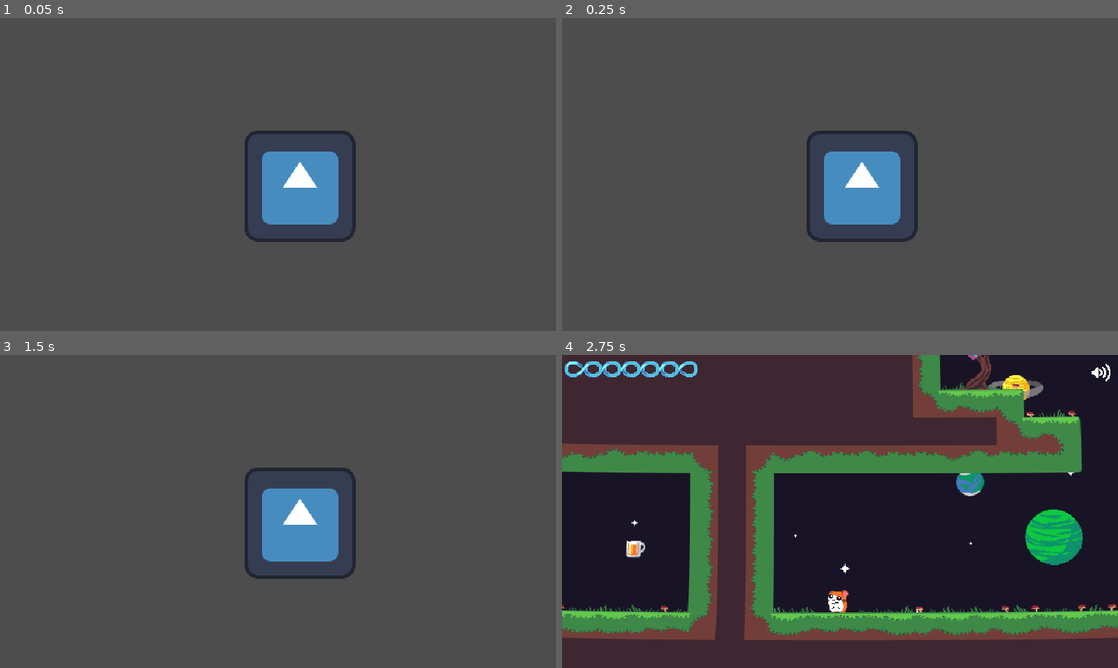
Above: before the commit, frames 1-4 (two rows, left to right).
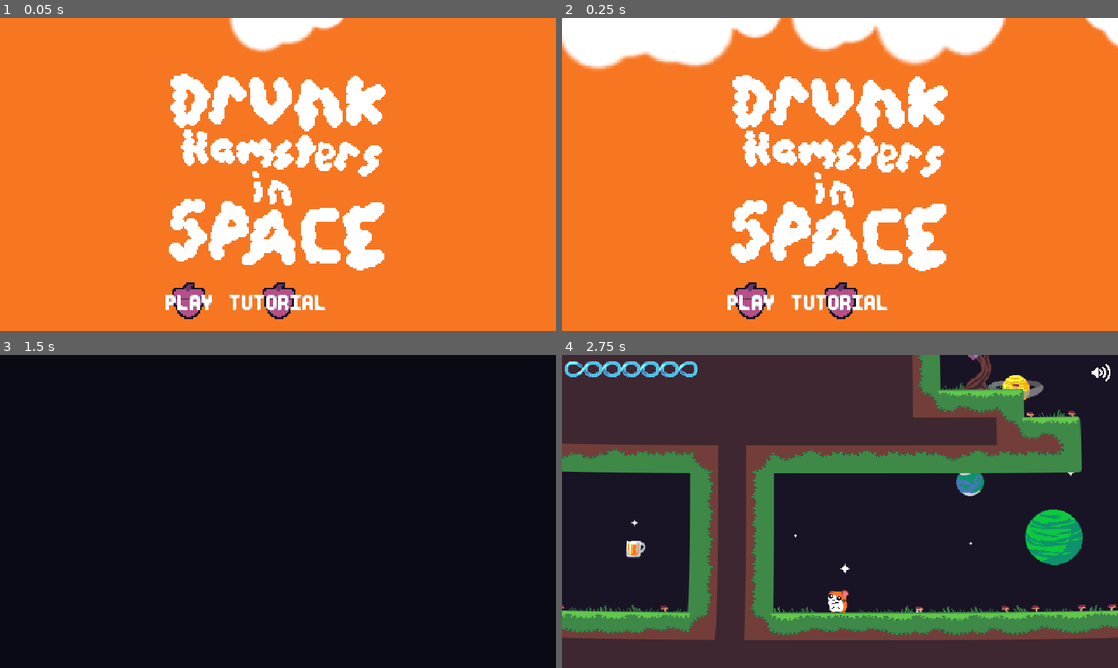
Above: after the commit, the same moments.

Repository: Codex112008/GMTK-2025-Game-Jam
Game: Godot game, scene res://Scenes/MainMenu.tscn
The game is run twice, just before and just after one commit, with the same random seed, the same clock (stepped at 60 frames per second) and the same inputs. The engine's default icon, where the game draws it, is replaced by a stand-in: a white triangle on a blue panel in a dark square. Sound files missing from this copy of the repository are replaced by a short silence.
Inputs (mouse positions are in pixels of both pictures, inside the frame that each line leads up to; where the layout moved, square brackets give the same spot in the first picture):
- Up to frame 1 (0.05 s): no input
- Up to frame 2 (0.25 s): no input
- Up to frame 3 (1.5 s): click (278, 639) [300, 524] at 0.5 s; click (189, 639) [300, 524] at 1.25 s
- Up to frame 4 (2.75 s): click (1101, 373) at 2 s

The runs differ from the first frame. In frame 1, 100% of the frame differs, in the area x 0-100%, y 0-100%; in frame 2, 100%; in frame 3, 100%; in frame 4, nothing differs.

Commit message:
title screen

Diff:
--- /dev/null
+++ b/Scenes/Bubble.tscn
@@ -0,0 +1,11 @@
+[gd_scene load_steps=3 format=3 uid="uid://b0yyrubdcdt1o"]
+
+[ext_resource type="Texture2D" uid="uid://ds0q6gapp184w" path="res://Sprites/UI/bubble1.png" id="1_xlgdi"]
+[ext_resource type="Script" uid="uid://c0naunk6iylgk" path="res://Scripts/UI/Bubble.gd" id="2_xlgdi"]
+
+[node name="Bubble" type="TextureRect"]
+offset_right = 40.0
+offset_bottom = 40.0
+mouse_filter = 2
+texture = ExtResource("1_xlgdi")
+script = ExtResource("2_xlgdi")
--- a/Scenes/MainMenu.tscn
+++ b/Scenes/MainMenu.tscn
@@ -1,9 +1,18 @@
-[gd_scene load_steps=8 format=3 uid="uid://ds7chbrhs4ppq"]
-
-[ext_resource type="Texture2D" uid="uid://ctgjoplr3snvf" path="res://icon.svg" id="1_8saeu"]
+[gd_scene load_steps=17 format=3 uid="uid://ds7chbrhs4ppq"]
+
+[ext_resource type="Texture2D" uid="uid://b32fn7fetjlah" path="res://Sprites/UI/play_button1.png" id="1_df05h"]
+[ext_resource type="Texture2D" uid="uid://cpbvkeflrlkne" path="res://Sprites/UI/play_button2.png" id="2_8um5k"]
 [ext_resource type="Script" uid="uid://ctyc1hmqlcrsc" path="res://StartButton.gd" id="2_ghw46"]
 [ext_resource type="PackedScene" uid="uid://bfn2b364eucoc" path="res://Scenes/Game.tscn" id="3_ghw46"]
 [ext_resource type="Texture2D" uid="uid://clgaxuuqqwl87" path="res://Sprites/transition.png" id="4_ghw46"]
+[ext_resource type="PackedScene" uid="uid://csdut8ytbu0c5" path="res://Scenes/SoundPlayer.tscn" id="5_xim88"]
+[ext_resource type="AudioStream" uid="uid://vsu3h72joahw" path="res://Audio/UI/ding_deep.wav" id="6_xim88"]
+[ext_resource type="Texture2D" uid="uid://bndbqq2a1vpln" path="res://Sprites/UI/Title.png" id="8_koqhg"]
+[ext_resource type="Script" uid="uid://dmbywmirsvdye" path="res://Scripts/UI/Title.gd" id="9_cmrfp"]
+[ext_resource type="Texture2D" uid="uid://c28j5epc8xytf" path="res://Sprites/UI/Title_bg.png" id="10_loo7a"]
+[ext_resource type="Script" uid="uid://b5nx3rk17a1ka" path="res://Scripts/UI/BubbleSpawner.gd" id="11_if7li"]
+[ext_resource type="PackedScene" uid="uid://b0yyrubdcdt1o" path="res://Scenes/Bubble.tscn" id="12_rrcx7"]
+[ext_resource type="PackedScene" uid="uid://dqlgiiyq53q3x" path="res://Scenes/WhiteBubble.tscn" id="13_fh7cp"]
 
 [sub_resource type="Animation" id="Animation_xim88"]
 length = 0.001
@@ -78,32 +87,161 @@
 anchors_preset = 15
 anchor_right = 1.0
 anchor_bottom = 1.0
-grow_horizontal = 2
-grow_vertical = 2
-
-[node name="PlayButton" type="TextureButton" parent="Buttons" node_paths=PackedStringArray("circle_transition")]
-layout_mode = 0
-offset_left = 281.0
-offset_top = 129.0
-offset_right = 409.0
-offset_bottom = 257.0
-texture_normal = ExtResource("1_8saeu")
+offset_top = 24.0
+offset_bottom = 24.0
+grow_horizontal = 2
+grow_vertical = 2
+
+[node name="PlayButton" type="TextureButton" parent="Buttons" node_paths=PackedStringArray("circle_transition", "sound_player")]
+layout_mode = 1
+anchors_preset = 7
+anchor_left = 0.5
+anchor_top = 1.0
+anchor_right = 0.5
+anchor_bottom = 1.0
+offset_left = -136.0
+offset_top = -88.0
+offset_right = -72.0
+offset_bottom = -24.0
+grow_horizontal = 2
+grow_vertical = 0
+scale = Vector2(2, 2)
+pivot_offset = Vector2(32, 32)
+texture_normal = ExtResource("1_df05h")
 script = ExtResource("2_ghw46")
 main_scene = ExtResource("3_ghw46")
-circle_transition = NodePath("Circle/AnimationPlayer")
-
-[node name="Circle" type="TextureRect" parent="Buttons/PlayButton"]
+circle_transition = NodePath("../../Circle/AnimationPlayer")
+sound_player = NodePath("PressSound")
+
+[node name="PressSound" parent="Buttons/PlayButton" instance=ExtResource("5_xim88")]
+position = Vector2(449.017, -449.953)
+volume_db = 5.0
+sounds = [ExtResource("6_xim88")]
+
+[node name="TutorialButton" type="TextureButton" parent="Buttons" node_paths=PackedStringArray("circle_transition", "sound_player")]
+layout_mode = 1
+anchors_preset = 7
+anchor_left = 0.5
+anchor_top = 1.0
+anchor_right = 0.5
+anchor_bottom = 1.0
+offset_left = -32.0
+offset_top = -88.0
+offset_right = 32.0
+offset_bottom = -24.0
+grow_horizontal = 2
+grow_vertical = 0
+scale = Vector2(2, 2)
+pivot_offset = Vector2(32, 32)
+texture_normal = ExtResource("2_8um5k")
+script = ExtResource("2_ghw46")
+circle_transition = NodePath("../../Circle/AnimationPlayer")
+sound_player = NodePath("PressSound")
+
+[node name="PressSound" parent="Buttons/TutorialButton" instance=ExtResource("5_xim88")]
+position = Vector2(449.017, -449.953)
+volume_db = 5.0
+sounds = [ExtResource("6_xim88")]
+
+[node name="Circle" type="TextureRect" parent="."]
 visible = false
-layout_mode = 0
-offset_right = 64.0
-offset_bottom = 64.0
+z_index = 10
+layout_mode = 1
+anchors_preset = 8
+anchor_left = 0.5
+anchor_top = 0.5
+anchor_right = 0.5
+anchor_bottom = 0.5
+offset_left = -32.0
+offset_top = -32.0
+offset_right = 32.0
+offset_bottom = 32.0
+grow_horizontal = 2
+grow_vertical = 2
 pivot_offset = Vector2(24, 24)
 texture = ExtResource("4_ghw46")
 
-[node name="AnimationPlayer" type="AnimationPlayer" parent="Buttons/PlayButton/Circle"]
+[node name="AnimationPlayer" type="AnimationPlayer" parent="Circle"]
 libraries = {
 &"": SubResource("AnimationLibrary_koqhg")
 }
 
+[node name="Title" type="TextureRect" parent="."]
+layout_mode = 1
+anchors_preset = 5
+anchor_left = 0.5
+anchor_right = 0.5
+offset_left = -64.0
+offset_top = 112.0
+offset_right = 64.0
+offset_bottom = 240.0
+grow_horizontal = 2
+scale = Vector2(2, 2)
+pivot_offset = Vector2(64, 64)
+texture = ExtResource("8_koqhg")
+script = ExtResource("9_cmrfp")
+
+[node name="BG" type="TextureRect" parent="."]
+z_index = -10
+layout_mode = 1
+anchors_preset = 8
+anchor_left = 0.5
+anchor_top = 0.5
+anchor_right = 0.5
+anchor_bottom = 0.5
+offset_left = -160.0
+offset_top = -90.0
+offset_right = 160.0
+offset_bottom = 90.0
+grow_horizontal = 2
+grow_vertical = 2
+scale = Vector2(2, 2)
+pivot_offset = Vector2(160, 90)
+mouse_filter = 2
+texture = ExtResource("10_loo7a")
+
+[node name="BubbleSpawner" type="Control" parent="."]
+layout_mode = 1
+anchors_preset = 8
+anchor_left = 0.5
+anchor_top = 0.5
+anchor_right = 0.5
+anchor_bottom = 0.5
+offset_left = -16.0
+offset_top = 180.0
+offset_right = 24.0
+offset_bottom = 220.0
+grow_horizontal = 2
+grow_vertical = 2
+script = ExtResource("11_if7li")
+bubble = ExtResource("12_rrcx7")
+
+[node name="SpawnTimer" type="Timer" parent="BubbleSpawner"]
+wait_time = 0.2
+autostart = true
+
+[node name="TopBubbleSpawner" type="Control" parent="."]
+layout_mode = 1
+anchors_preset = 8
+anchor_left = 0.5
+anchor_top = 0.5
+anchor_right = 0.5
+anchor_bottom = 0.5
+offset_left = -16.0
+offset_top = -228.0
+offset_right = 24.0
+offset_bottom = -188.0
+grow_horizontal = 2
+grow_vertical = 2
+script = ExtResource("11_if7li")
+bubble = ExtResource("13_fh7cp")
+
+[node name="SpawnTimer" type="Timer" parent="TopBubbleSpawner"]
+wait_time = 0.01
+autostart = true
+
 [connection signal="pressed" from="Buttons/PlayButton" to="Buttons/PlayButton" method="_on_pressed"]
-[connection signal="animation_finished" from="Buttons/PlayButton/Circle/AnimationPlayer" to="Buttons/PlayButton" method="_on_animation_player_animation_finished"]
+[connection signal="pressed" from="Buttons/TutorialButton" to="Buttons/TutorialButton" method="_on_pressed"]
+[connection signal="animation_finished" from="Circle/AnimationPlayer" to="Buttons/PlayButton" method="_on_animation_player_animation_finished"]
+[connection signal="timeout" from="BubbleSpawner/SpawnTimer" to="BubbleSpawner" method="_on_spawn_timer_timeout"]
+[connection signal="timeout" from="TopBubbleSpawner/SpawnTimer" to="TopBubbleSpawner" method="_on_spawn_timer_timeout"]
--- /dev/null
+++ b/Scenes/WhiteBubble.tscn
@@ -0,0 +1,18 @@
+[gd_scene load_steps=3 format=3 uid="uid://dqlgiiyq53q3x"]
+
+[ext_resource type="Texture2D" uid="uid://mv3brfpp2sw2" path="res://Sprites/UI/bubble2.png" id="1_scrto"]
+[ext_resource type="Script" uid="uid://c0naunk6iylgk" path="res://Scripts/UI/Bubble.gd" id="2_8arw6"]
+
+[node name="Bubble" type="TextureRect"]
+offset_right = 40.0
+offset_bottom = 40.0
+mouse_filter = 2
+texture = ExtResource("1_scrto")
+script = ExtResource("2_8arw6")
+speed_scale = 2
+
+[node name="Timer" type="Timer" parent="."]
+one_shot = true
+autostart = true
+
+[connection signal="timeout" from="Timer" to="." method="_on_timer_timeout"]
--- /dev/null
+++ b/Scripts/UI/Bubble.gd
@@ -0,0 +1,15 @@
+extends TextureRect
+
+@export var speed_scale : int = 50
+
+const MAXSCALE = 3
+
+func _process(delta: float) -> void:
+	position.y -= (MAXSCALE - scale.x) * speed_scale * delta
+
+	if position.y < -450:
+		queue_free()
+
+
+func _on_timer_timeout() -> void:
+	queue_free()
--- /dev/null
+++ b/Scripts/UI/BubbleSpawner.gd
@@ -0,0 +1,14 @@
+extends Control
+
+@export var bubble : PackedScene
+
+var ran : RandomNumberGenerator = RandomNumberGenerator.new()
+
+func _on_spawn_timer_timeout() -> void:
+	var new_bubble : Control = bubble.instantiate()
+	new_bubble.position = Vector2(randf_range(-360, 360), 0)
+	var new_scale : float = ran.randf_range(1, 2)
+	new_bubble.scale = Vector2(new_scale, new_scale)
+
+	new_bubble.z_index = -2
+	add_child(new_bubble)
--- /dev/null
+++ b/Scripts/UI/Title.gd
@@ -0,0 +1,15 @@
+extends TextureRect
+
+var starting_pos : Vector2
+
+func _ready():
+	starting_pos = position
+
+var time_since_start : float = 0
+
+func _process(delta: float) -> void:
+	time_since_start += delta
+	position.y = starting_pos.y + (5 * sin(time_since_start))
+
+	if time_since_start > 2 * PI:
+		time_since_start = 0
--- a/StartButton.gd
+++ b/StartButton.gd
@@ -2,20 +2,45 @@
 
 @export var main_scene : PackedScene
 @export var circle_transition : AnimationPlayer
+@export var sound_player : SoundPlayer
 
-# Called when the node enters the scene tree for the first time.
+var starting_pos : Vector2
+
 func _ready():
-	pass # Replace with function body.
+	starting_pos = position
+
+# shake
+@export var rngStrength : float= 30;
+@export var shakeFade : float = 5;
+var shakeStrength : float = 0;
+
+var rng : RandomNumberGenerator = RandomNumberGenerator.new();
+
+func _process(delta):
+	if (shakeStrength > 0): # actual shake
+		shakeStrength = lerp(shakeStrength, 0.0, shakeFade * delta);
+		position = starting_pos + rng_offset()
+
+	if (shakeStrength <= 1): # stop at really small values
+		shakeStrength = 0;
+		position = starting_pos
 
 
-# Called every frame. 'delta' is the elapsed time since the previous frame.
-func _process(delta):
-	pass
+func apply_shake(multiplier : float) -> void:
+	shakeStrength += rngStrength * multiplier
+
+func reset_shake() -> void:
+	shakeStrength = 0;
+
+func rng_offset() -> Vector2:
+	return Vector2(rng.randf_range(-shakeStrength, shakeStrength), rng.randf_range(-shakeStrength, shakeStrength))
 
 
 func _on_pressed():
 	(circle_transition.get_parent() as TextureRect).set_global_position(get_global_mouse_position() + Vector2(24, 24))
 	circle_transition.play("scale_up")
+	apply_shake(0.5)
+	sound_player.play_sound()
 
 
 func _on_animation_player_animation_finished(anim_name):
Not shown, added: Audio/UI/ding_deep.wav.import
Not shown, added: Scripts/UI/Bubble.gd.uid
Not shown, added: Scripts/UI/BubbleSpawner.gd.uid
Not shown, added: Scripts/UI/Title.gd.uid
Binary file added: Sprites/UI/Title.png
Not shown, added: Sprites/UI/Title.png.import
Binary file added: Sprites/UI/Title_bg.png
Not shown, added: Sprites/UI/Title_bg.png.import
Binary file added: Sprites/UI/bubble1.png
Not shown, added: Sprites/UI/bubble1.png.import
Binary file added: Sprites/UI/bubble2.png
Not shown, added: Sprites/UI/bubble2.png.import
(and 5 more such lines)
